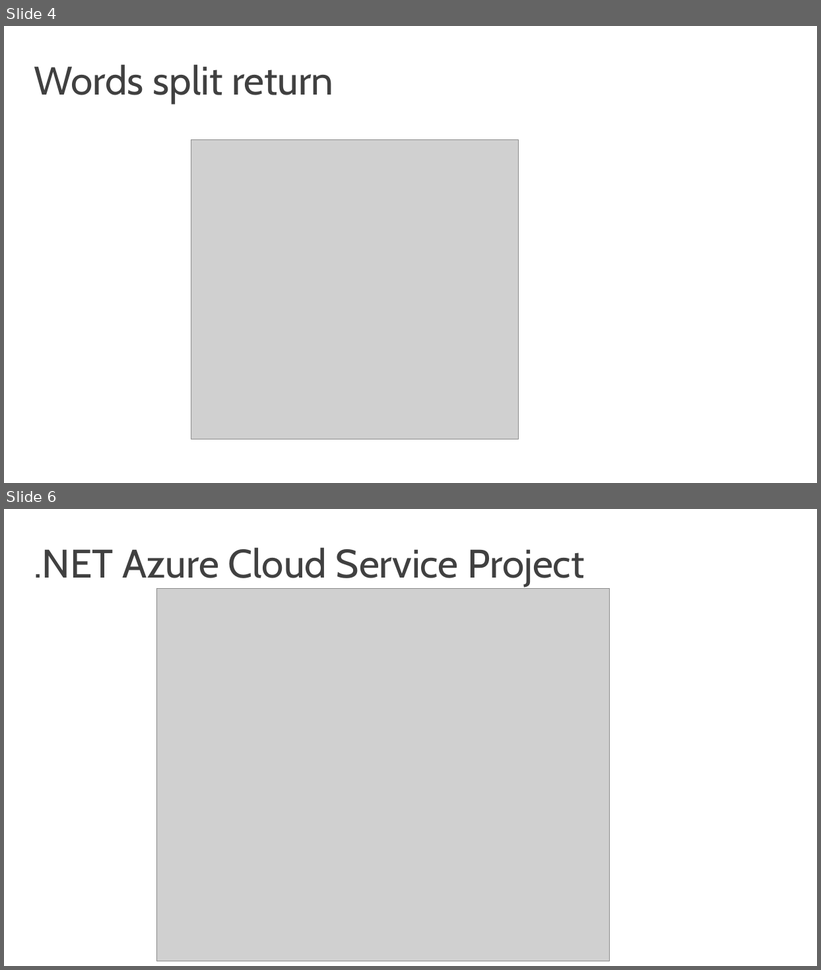
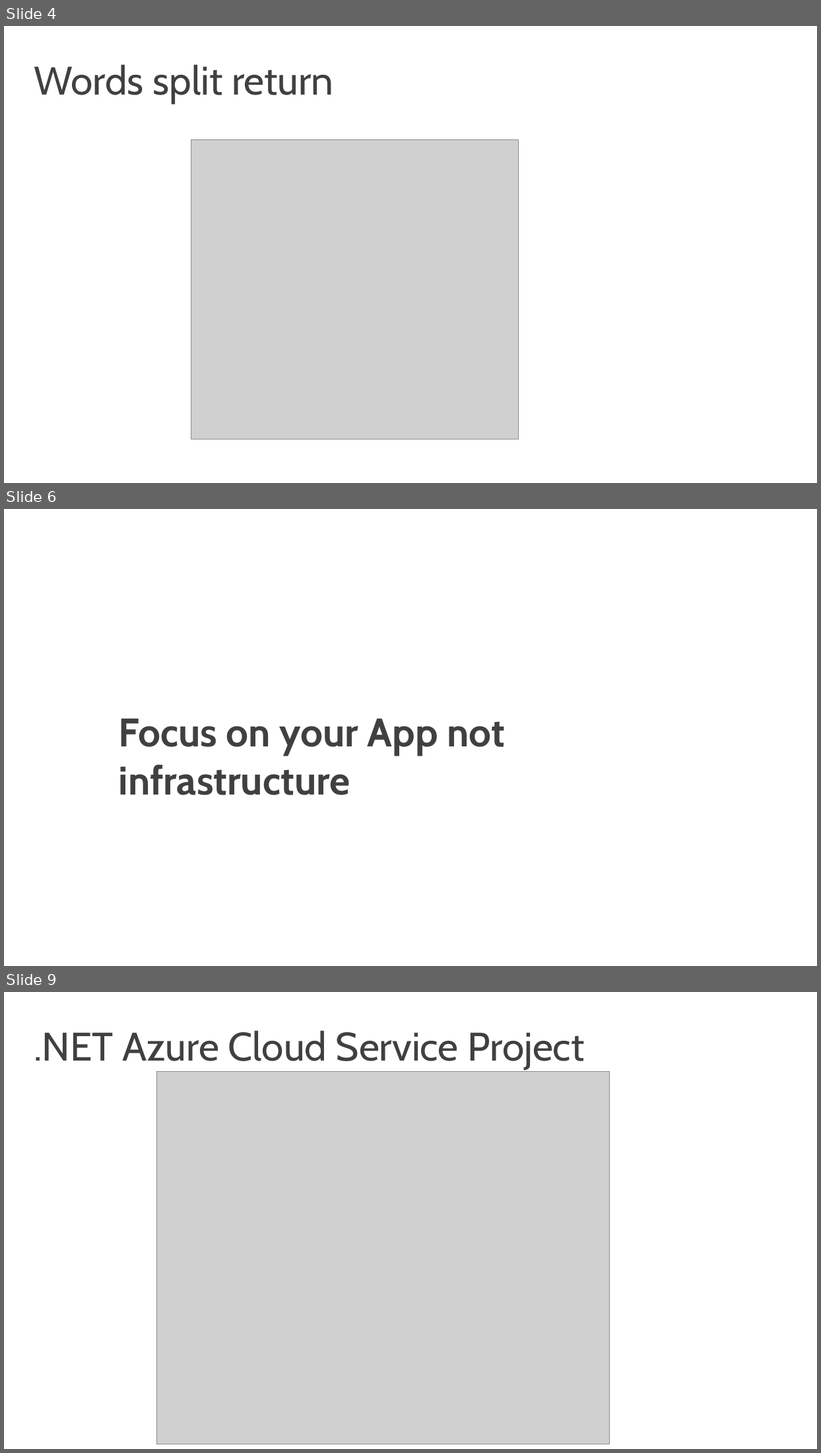
Before and after one commit to codesanook/PageFeedback, a slide deck: Azure Cloud Service Deployment.pptx. Shown one above the other, each under a label of ours: slides 4 and 6 before the commit, slides 4, 6 and 9 after it; the slides between them are not shown. The pictures are 821x970 and 821x1453 pixels, drawn with LibreOffice and Linux fonts; fonts in the diff are those of the drawing; grey boxes stand for pictures. Boxes give left, top, right and bottom in pixels: in the first picture for what was removed or moved away, otherwise in the second. Text is boxed around its words. In the diff, an @@ line names an element or a change of style, - is before the commit and + after.

```diff
--- a/Azure Cloud Service Deployment.pptx
+++ b/Azure Cloud Service Deployment.pptx
@@ slide 6 added at (4, 509, 817, 966), background #FFFFFF @@
@@ text added at (119, 718, 505, 795), 48 pt, text #404040, bold @@
+Focus on your App not infrastructure
@@ what was slide 6 is now slide 9 @@
```
Also in this commit, not shown: 7 slides changed, 10 other slides added, 10 slides removed.
